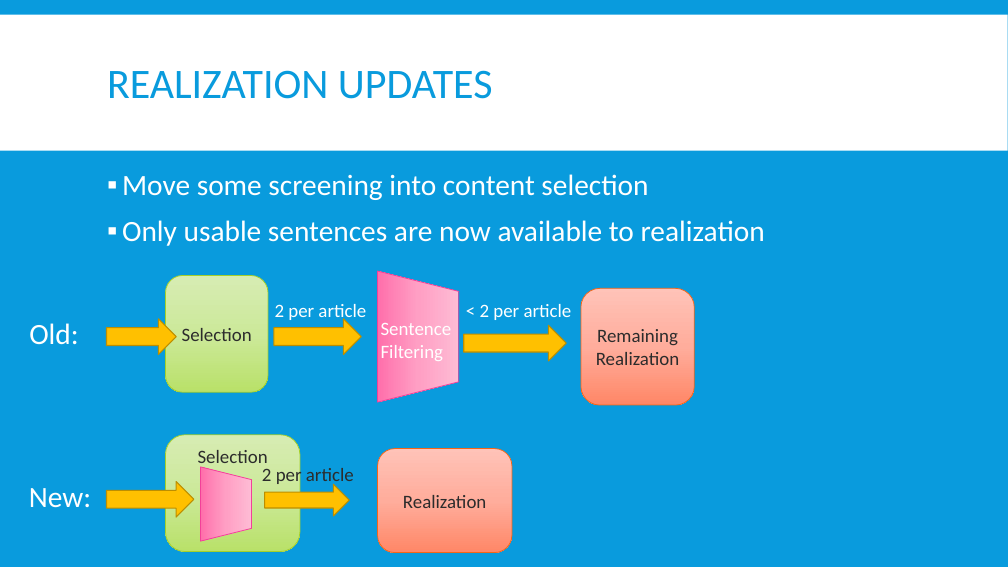
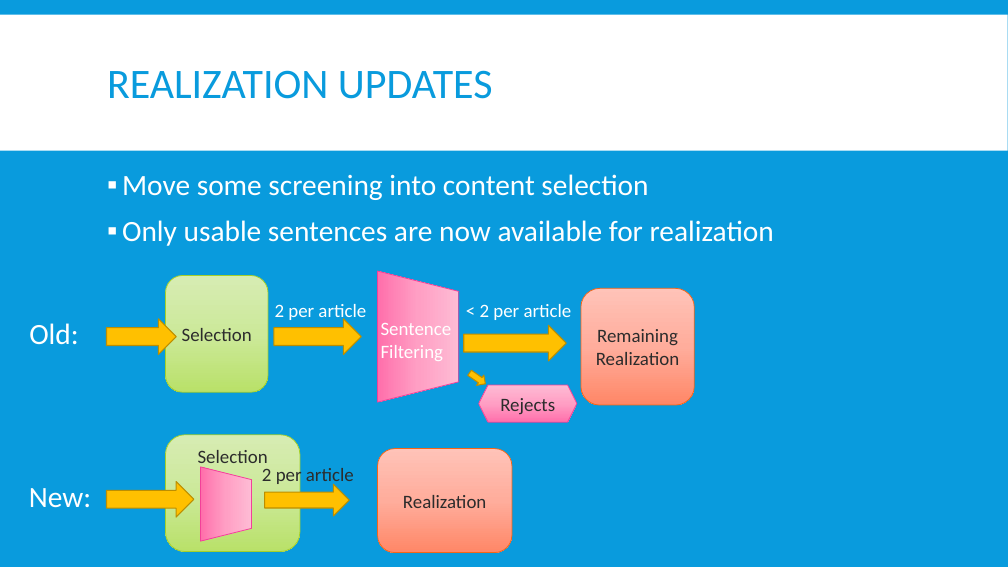
Before and after one commit to Mindful/ling-573, a slide deck: slide 9 of doc/D4_presentation.pptx (slide 8 before the commit). Drawn at 1008x567 pixels with LibreOffice and Linux fonts; fonts in the diff are those of the drawing. Boxes give left, top, right and bottom in pixels: in the first picture for what was removed or moved away, otherwise in the second. Text is boxed around its words. In the diff, an @@ line names an element or a change of style, - is before the commit and + after.

```diff
--- a/doc/D4_presentation.pptx
+++ b/doc/D4_presentation.pptx
@@ text at <box>122,220,774,246</box>: text changed @@
-▪ Only usable sentences are now available to realization
+▪ Only usable sentences are now available for realization
@@ right arrow added at <box>466,368,489,389</box>, fill #FFC000, outline #BD8E00 1 pt @@
@@ hexagon added at <box>479,385,577,422</box>, fill gradient #FFBCD5 to #FFA0C5 to #FF70AC, outline #F24099 0.75 pt, 18 pt, text #2C2C2C @@
+Rejects
```
Also in this commit, not shown: 12 other slides changed, 9 slides added.
